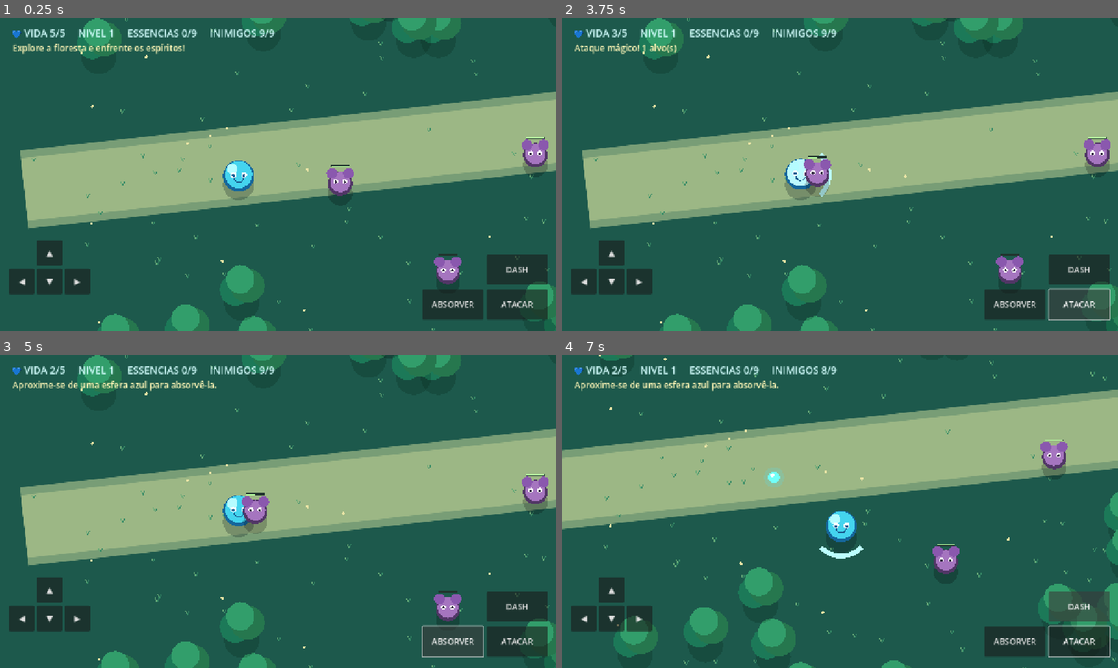
Above: before the commit, frames 1-4 (two rows, left to right).
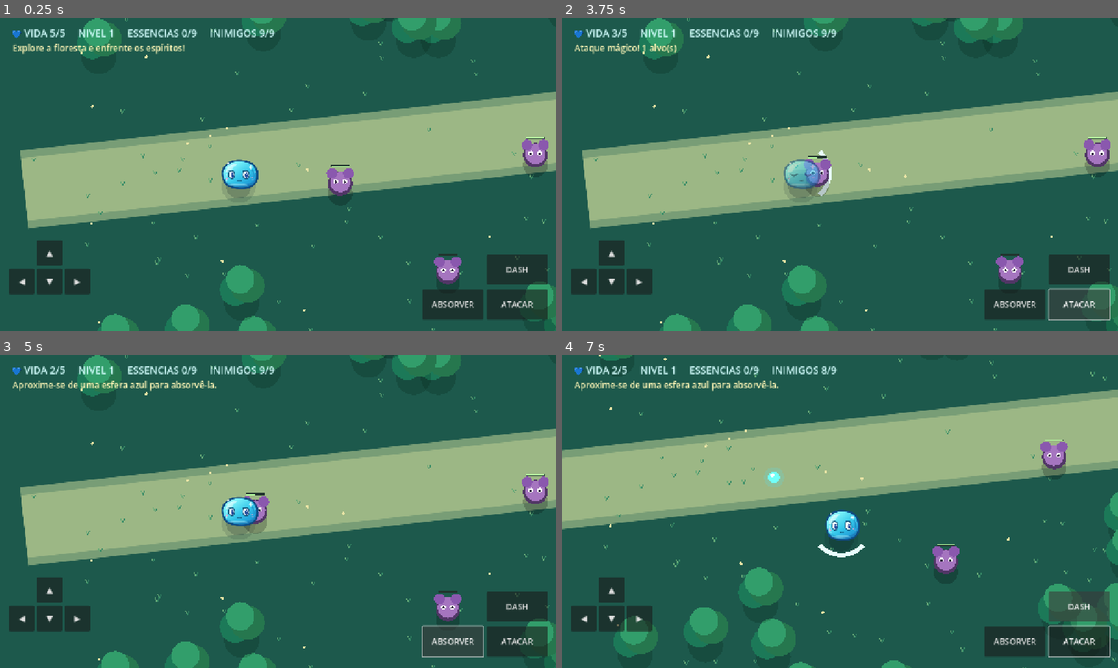
Above: after the commit, the same moments.

Repository: educacaomggovbr00-web/rimuru-slime-rpg
Game: Godot game, scene res://scenes/main.tscn
Same seed, same stepped clock (60 frames per second), same inputs: the game is played once before the commit and once after it.
Inputs:
- Up to frame 1 (0.25 s): no input
- Up to frame 2 (3.75 s): click "▲" at 0.5 s; click "◀" at 1.25 s; click "▼" at 2 s; click "▶" at 2.75 s; click "ATACAR" at 3.5 s
- Up to frame 3 (5 s): click "ABSORVER" at 4.25 s
- Up to frame 4 (7 s): click "DASH" at 5 s; tap Enter at 5.75 s; hold Right 5.78-6.53 s; tap J at 5.85 s; tap Space at 6.02, 6.77 s; hold Down from 6.53 s (still down); tap E at 6.6 s

The runs differ from the first frame. In frame 1, 0.4% of the frame differs, in the area x 39-47%, y 45-56%; in frame 2, 0.6%, in the area x 39-49%, y 42-58%; in frame 3, 0.4%; in frame 4, 0.5%.

Commit message:
feat: aproveita sprites e animacao do slime do PR #1
Reutiliza a arte SVG original e as piscadas do PR #1, com fase continua para a animacao de movimento. Preserva as mecanicas existentes.

Diff:
--- /dev/null
+++ b/assets/characters/slime_blink.svg
@@ -0,0 +1,42 @@
+<?xml version="1.0" encoding="UTF-8"?>
+<svg xmlns="http://www.w3.org/2000/svg" width="192" height="192" viewBox="0 0 192 192">
+  <defs>
+    <linearGradient id="body" x1="0" y1="0" x2="0.86" y2="1">
+      <stop offset="0" stop-color="#dcffff"/>
+      <stop offset="0.25" stop-color="#7cf3fa"/>
+      <stop offset="0.59" stop-color="#35c7ea"/>
+      <stop offset="1" stop-color="#1789cf"/>
+    </linearGradient>
+    <linearGradient id="shade" x1="0" y1="0" x2="0.7" y2="1">
+      <stop offset="0" stop-color="#3288be" stop-opacity="0"/>
+      <stop offset="1" stop-color="#1564a4" stop-opacity="0.64"/>
+    </linearGradient>
+    <linearGradient id="shine" x1="0" y1="0" x2="1" y2="1">
+      <stop offset="0" stop-color="#ffffff" stop-opacity="0.93"/>
+      <stop offset="1" stop-color="#ffffff" stop-opacity="0.08"/>
+    </linearGradient>
+  </defs>
+  <!-- Original slime character sprite. Drawn for this open prototype; no anime assets copied. -->
+  <path d="M35 119 C28 101 37 75 57 64 C76 51 112 52 134 60 C155 66 173 88 169 117 C169 144 151 159 129 163 C104 169 68 163 51 153 C43 148 38 135 35 119Z"
+        fill="#12649e" stroke="#104a80" stroke-width="6" stroke-linejoin="round"/>
+  <path d="M38 119 C31 99 43 76 61 67 C79 55 111 56 134 64 C153 70 166 89 164 116 C166 141 146 155 128 160 C104 165 70 159 54 148 C44 141 39 129 38 119Z"
+        fill="url(#body)"/>
+  <path d="M39 121 C52 147 88 158 119 150 C142 148 156 138 164 119 C163 144 146 157 127 161 C94 168 58 157 44 140 Z"
+        fill="url(#shade)"/>
+  <path d="M48 90 C56 73 74 65 97 65 C83 72 77 80 69 89 C65 98 53 106 43 103Z"
+        fill="url(#shine)" opacity="0.95"/>
+  <path d="M49 109 Q43 123 51 137" stroke="#b5ffff" stroke-width="4" fill="none" stroke-linecap="round" opacity="0.7"/>
+  <path d="M148 91 Q157 104 155 119" stroke="#116ca7" stroke-width="4.5" fill="none" stroke-linecap="round" opacity="0.45"/>
+  <ellipse cx="94" cy="152" rx="38" ry="5.2" fill="#d5feff" opacity="0.32"/>
+  <!-- eyes-start -->
+  <g fill="none" stroke="#145b81" stroke-width="4.8" stroke-linecap="round">
+    <path d="M59 111 Q69 123 82 109"/>
+    <path d="M113 109 Q125 124 138 109"/>
+  </g>
+  <!-- eyes-end -->
+  <path d="M93 135 Q99 140 106 134" stroke="#13668e" stroke-width="3.2" stroke-linecap="round" fill="none"/>
+  <path d="M48 121 L55 119 M47 127 L53 127 M144 124 L151 121 M146 130 L154 130" stroke="#f8a7d2" stroke-width="2.4" stroke-linecap="round" opacity="0.8"/>
+  <path d="M143 68 L146 77 L155 80 L146 83 L143 92 L140 83 L131 80 L140 77Z" fill="#eaffff" opacity="0.85"/>
+  <circle cx="55" cy="65" r="3.3" fill="#ffffff" opacity="0.8"/>
+  <circle cx="160" cy="101" r="2.5" fill="#ffffff" opacity="0.7"/>
+</svg>
--- /dev/null
+++ b/assets/characters/slime_idle.svg
@@ -0,0 +1,47 @@
+<?xml version="1.0" encoding="UTF-8"?>
+<svg xmlns="http://www.w3.org/2000/svg" width="192" height="192" viewBox="0 0 192 192">
+  <defs>
+    <linearGradient id="body" x1="0" y1="0" x2="0.86" y2="1">
+      <stop offset="0" stop-color="#dcffff"/>
+      <stop offset="0.25" stop-color="#7cf3fa"/>
+      <stop offset="0.59" stop-color="#35c7ea"/>
+      <stop offset="1" stop-color="#1789cf"/>
+    </linearGradient>
+    <linearGradient id="shade" x1="0" y1="0" x2="0.7" y2="1">
+      <stop offset="0" stop-color="#3288be" stop-opacity="0"/>
+      <stop offset="1" stop-color="#1564a4" stop-opacity="0.64"/>
+    </linearGradient>
+    <linearGradient id="shine" x1="0" y1="0" x2="1" y2="1">
+      <stop offset="0" stop-color="#ffffff" stop-opacity="0.93"/>
+      <stop offset="1" stop-color="#ffffff" stop-opacity="0.08"/>
+    </linearGradient>
+  </defs>
+  <!-- Original slime character sprite. Drawn for this open prototype; no anime assets copied. -->
+  <path d="M35 119 C28 101 37 75 57 64 C76 51 112 52 134 60 C155 66 173 88 169 117 C169 144 151 159 129 163 C104 169 68 163 51 153 C43 148 38 135 35 119Z"
+        fill="#12649e" stroke="#104a80" stroke-width="6" stroke-linejoin="round"/>
+  <path d="M38 119 C31 99 43 76 61 67 C79 55 111 56 134 64 C153 70 166 89 164 116 C166 141 146 155 128 160 C104 165 70 159 54 148 C44 141 39 129 38 119Z"
+        fill="url(#body)"/>
+  <path d="M39 121 C52 147 88 158 119 150 C142 148 156 138 164 119 C163 144 146 157 127 161 C94 168 58 157 44 140 Z"
+        fill="url(#shade)"/>
+  <path d="M48 90 C56 73 74 65 97 65 C83 72 77 80 69 89 C65 98 53 106 43 103Z"
+        fill="url(#shine)" opacity="0.95"/>
+  <path d="M49 109 Q43 123 51 137" stroke="#b5ffff" stroke-width="4" fill="none" stroke-linecap="round" opacity="0.7"/>
+  <path d="M148 91 Q157 104 155 119" stroke="#116ca7" stroke-width="4.5" fill="none" stroke-linecap="round" opacity="0.45"/>
+  <ellipse cx="94" cy="152" rx="38" ry="5.2" fill="#d5feff" opacity="0.32"/>
+  <!-- eyes-start -->
+  <g stroke-linejoin="round">
+    <path d="M58 108 C59 91 71 90 79 102 C83 108 82 121 73 126 C63 128 57 121 58 108Z" fill="#f6ffff" stroke="#145b81" stroke-width="3.7"/>
+    <path d="M112 104 C115 91 131 91 136 105 C141 120 133 129 123 127 C113 123 110 116 112 104Z" fill="#f6ffff" stroke="#145b81" stroke-width="3.7"/>
+    <ellipse cx="72" cy="113" rx="5.5" ry="10" fill="#244b9c"/>
+    <ellipse cx="127" cy="113" rx="5.5" ry="10" fill="#244b9c"/>
+    <ellipse cx="73.6" cy="109.5" rx="2.3" ry="3.5" fill="#ffffff"/>
+    <ellipse cx="128.6" cy="109.5" rx="2.3" ry="3.5" fill="#ffffff"/>
+    <path d="M59 96 Q70 90 79 98 M114 96 Q127 89 136 100" stroke="#145b81" stroke-width="3.2" fill="none" stroke-linecap="round"/>
+  </g>
+  <!-- eyes-end -->
+  <path d="M93 135 Q99 140 106 134" stroke="#13668e" stroke-width="3.2" stroke-linecap="round" fill="none"/>
+  <path d="M48 121 L55 119 M47 127 L53 127 M144 124 L151 121 M146 130 L154 130" stroke="#f8a7d2" stroke-width="2.4" stroke-linecap="round" opacity="0.8"/>
+  <path d="M143 68 L146 77 L155 80 L146 83 L143 92 L140 83 L131 80 L140 77Z" fill="#eaffff" opacity="0.85"/>
+  <circle cx="55" cy="65" r="3.3" fill="#ffffff" opacity="0.8"/>
+  <circle cx="160" cy="101" r="2.5" fill="#ffffff" opacity="0.7"/>
+</svg>
--- a/scripts/player.gd
+++ b/scripts/player.gd
@@ -3,6 +3,10 @@
 signal attack_pressed
 signal absorb_pressed
 signal stats_changed
+
+const SLIME_IDLE = preload("res://assets/characters/slime_idle.svg")
+const SLIME_BLINK = preload("res://assets/characters/slime_blink.svg")
+var _slime_sprite: Sprite2D
 
 const SPEED := 230.0
 const DASH_SPEED := 500.0
@@ -14,6 +18,7 @@
 var essence := 0
 var power := 1
 var _time := 0.0
+var _motion_phase := 0.0
 var _attack_timer := 0.0
 var _dash_timer := 0.0
 var _dash_cooldown := 0.0
@@ -25,6 +30,12 @@
 	circle.radius = 23.0
 	hitbox.shape = circle
 	add_child(hitbox)
+	_slime_sprite = Sprite2D.new()
+	_slime_sprite.texture = SLIME_IDLE
+	_slime_sprite.position = Vector2(0, -9)
+	_slime_sprite.scale = Vector2.ONE * 0.52
+	_slime_sprite.z_index = 1
+	add_child(_slime_sprite)
 	var camera := Camera2D.new()
 	camera.zoom = Vector2(1.12, 1.12)
 	camera.position_smoothing_enabled = true
@@ -55,6 +66,17 @@
 		facing = direction.normalized()
 	velocity = direction * (DASH_SPEED if _dash_timer > 0 else SPEED)
 	move_and_slide()
+	# Gentle squash-and-stretch makes the imported character art feel alive.
+	var moving := direction.length_squared() > 0.02
+	var motion_rate := 11.0 if moving else 3.8
+	_motion_phase = fmod(_motion_phase + delta * motion_rate, TAU)
+	var bounce := sin(_motion_phase)
+	var stretch := bounce * (0.042 if moving else 0.018)
+	_slime_sprite.scale = Vector2(0.52 * (1.0 + stretch), 0.52 * (1.0 - stretch))
+	_slime_sprite.position.y = -9.0 + bounce * (2.8 if moving else 1.5)
+	_slime_sprite.rotation = sin(_time * 8.0) * 0.045 if moving else 0.0
+	_slime_sprite.texture = SLIME_BLINK if fmod(_time, 3.75) > 3.60 else SLIME_IDLE
+	_slime_sprite.modulate = Color(1, 1, 1, 0.55) if _invulnerable > 0.0 and int(_time * 12.0) % 2 == 0 else Color.WHITE
 	global_position = global_position.clamp(Vector2(-1020, -655), Vector2(1020, 655))
 	queue_redraw()
 
@@ -106,15 +128,10 @@
 	return upgrade
 
 func _draw() -> void:
-	var bob := sin(_time * 6.0) * 2.5
-	var fill := Color("#bcfaff") if _invulnerable > 0.0 and int(_time * 12) % 2 == 0 else Color("#44d4ee")
-	draw_circle(Vector2(0, 20), 32, Color(0, 0.04, 0.08, 0.24))
-	draw_circle(Vector2(0, bob), 32, Color("#15669b"))
-	draw_circle(Vector2(0, bob - 3), 28, fill)
-	draw_circle(Vector2(-13, bob - 15), 11, Color("#b5fcff"))
-	for sign in [-1.0, 1.0]:
-		draw_circle(Vector2(sign * 11, bob - 2), 6, Color.WHITE)
-		draw_circle(Vector2(sign * 11, bob - 1), 3, Color("#125b92"))
-	draw_arc(Vector2(0, bob + 3), 10, 0.18, PI - 0.18, 14, Color("#18578b"), 2.0)
-	if _attack_timer > 0:
-		draw_arc(Vector2.ZERO, 58, facing.angle() - 0.8, facing.angle() + 0.8, 24, Color("#bcffff"), 10.0)
+	# Soft ground shadow is drawn behind the imported slime sprite.
+	draw_circle(Vector2(0, 23), 35, Color(0.0, 0.06, 0.12, 0.12))
+	draw_circle(Vector2(0, 23), 26, Color(0.0, 0.05, 0.10, 0.18))
+	if _dash_timer > 0.0:
+		draw_arc(Vector2(0, -3), 44, 0.0, TAU, 40, Color("#b8ffff"), 3.5)
+	if _attack_timer > 0.0:
+		draw_arc(Vector2(0, -3), 59, facing.angle() - 0.85, facing.angle() + 0.85, 30, Color("#e9ffff"), 9.0)
Not shown, changed: README.md
